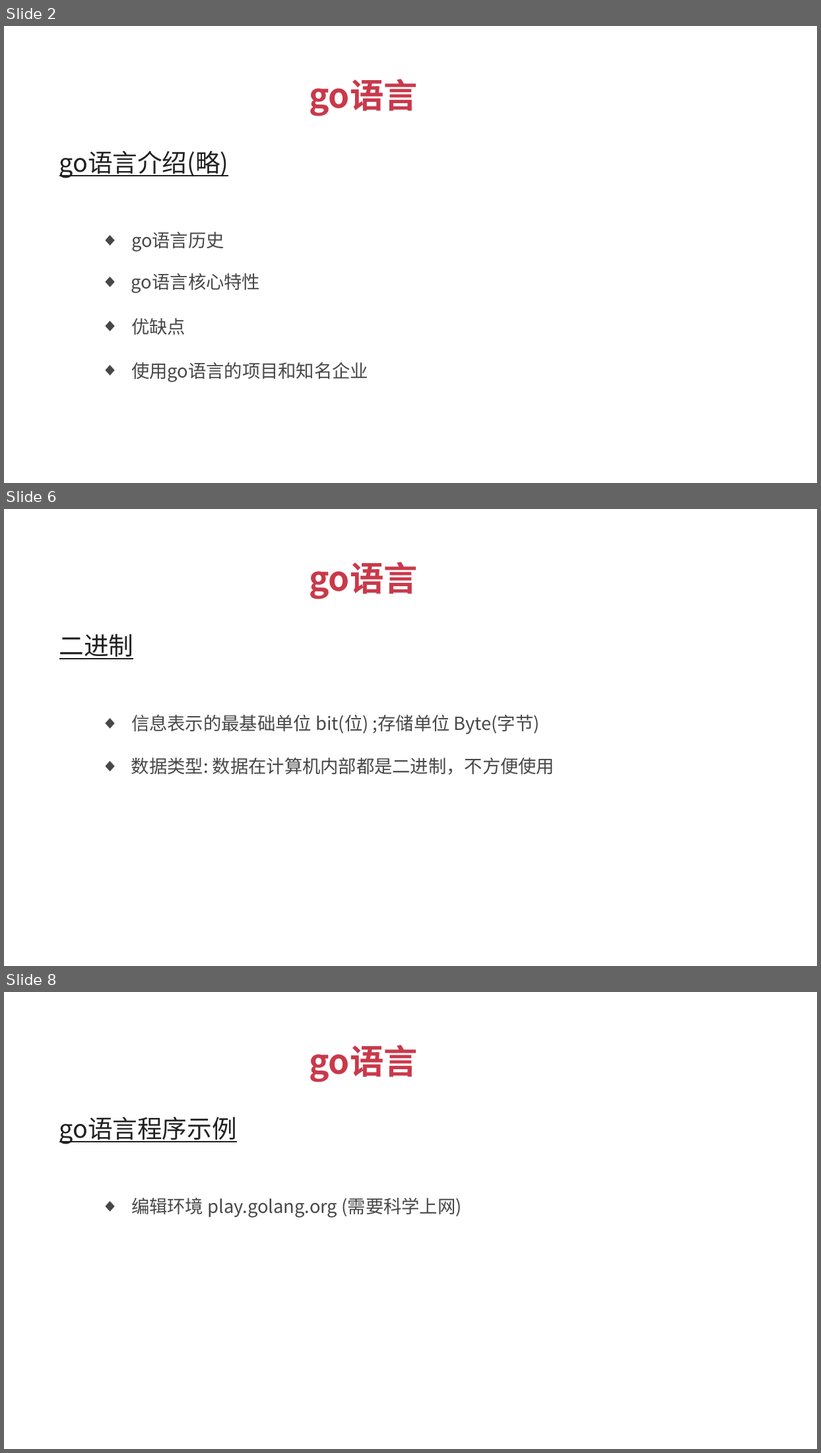
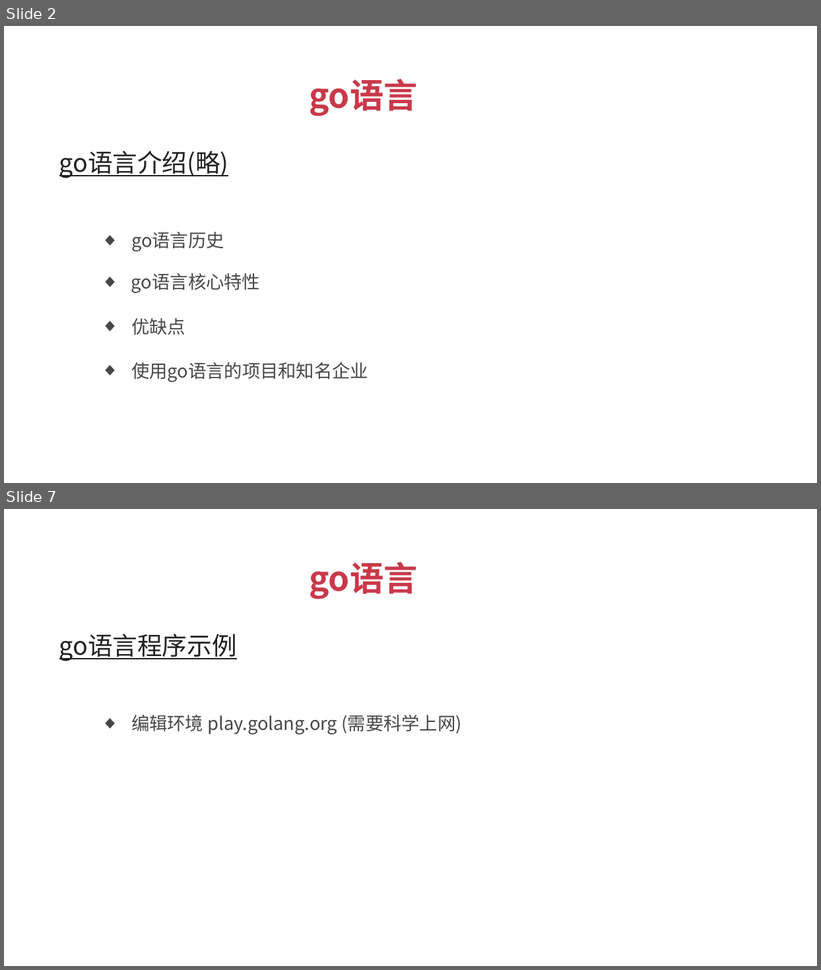
Before and after one commit to xuqiang76/golang, a slide deck: tuling/go语言_傻大猫.pptx. Shown one above the other, each under a label of ours: slides 2, 6 and 8 before the commit, slides 2 and 7 after it; the slides between them are not shown. The pictures are 821x1453 and 821x970 pixels, drawn with LibreOffice and Linux fonts; fonts in the diff are those of the drawing. Boxes give left, top, right and bottom in pixels: in the first picture for what was removed or moved away, otherwise in the second. Text is boxed around its words. In the diff, an @@ line names an element or a change of style, - is before the commit and + after.

```diff
--- a/tuling/go语言_傻大猫.pptx
+++ b/tuling/go语言_傻大猫.pptx
@@ slide 6 removed at (4,509,817,966), background #FFFFFF @@
@@ text removed at (309,562,417,599) @@
-go语言
@@ text removed at (59,634,134,659) @@
-二进制
@@ text removed at (131,715,540,735) @@
-  ◆ 信息表示的最基础单位 bit(位) ;存储单位 Byte(字节)
@@ text removed at (131,758,554,775) @@
-  ◆ 数据类型: 数据在计算机内部都是二进制，不方便使用
@@ what was slide 8 is now slide 7 @@
```
Also in this commit, not shown: 4 slides changed, 1 other file.
